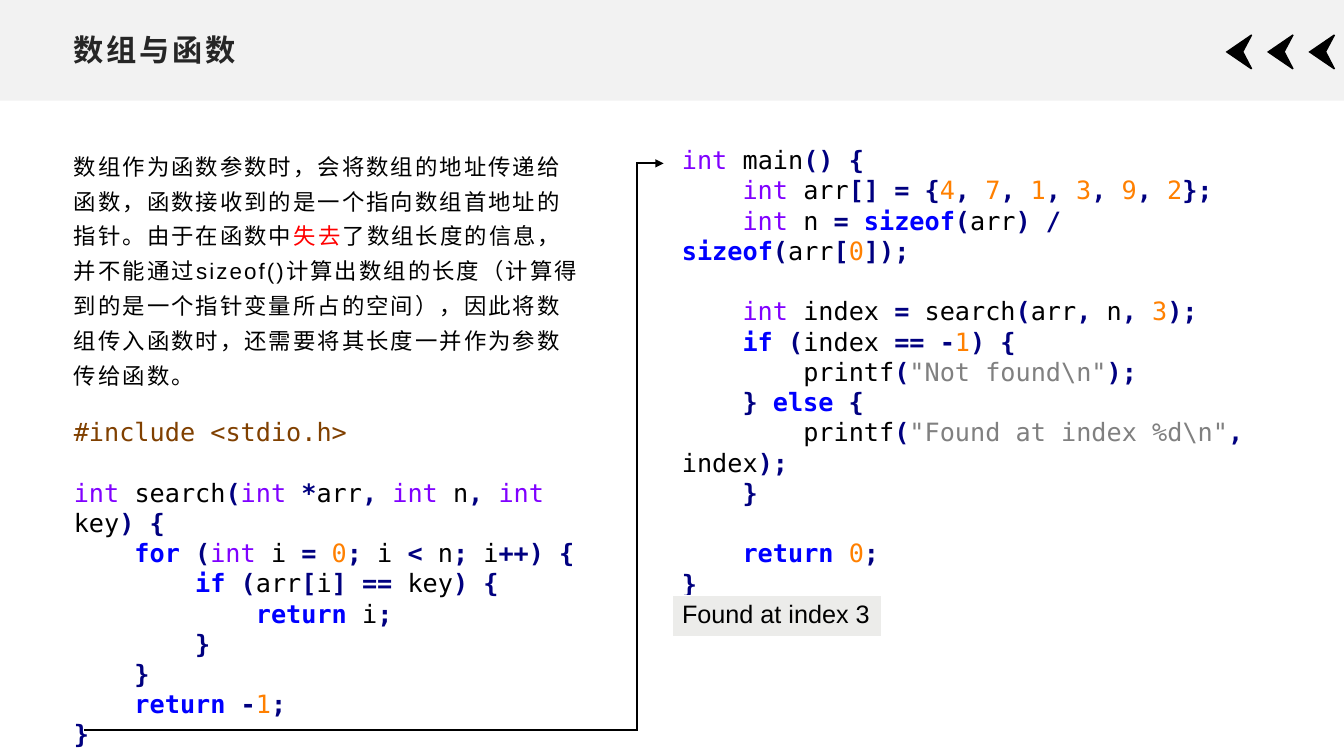
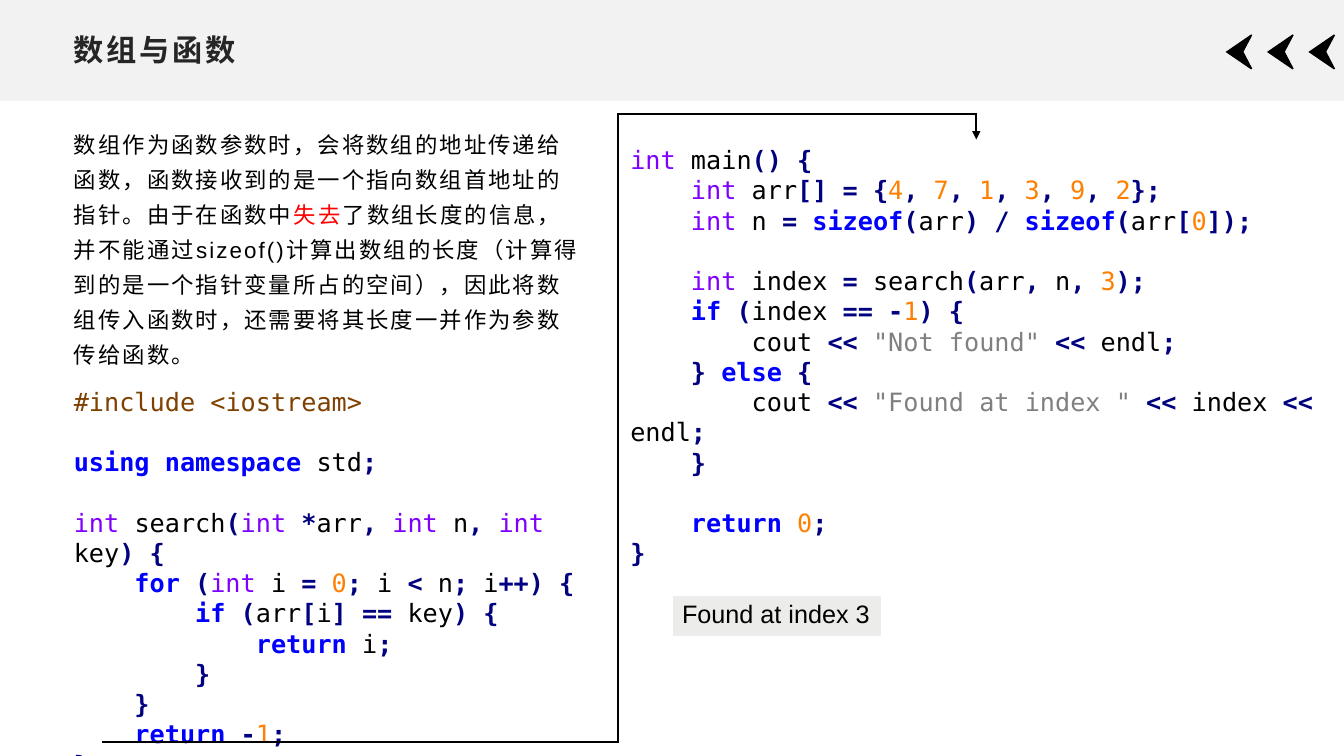
Before and after one commit to xdai02/C_Plus_Plus, a slide deck: slide 13 of slides/Chapter7.pptx. Drawn at 1344x756 pixels with LibreOffice and Linux fonts; fonts in the diff are those of the drawing. Boxes give left, top, right and bottom in pixels: in the first picture for what was removed or moved away, otherwise in the second. Text is boxed around its words. In the diff, an @@ line names an element or a change of style, - is before the commit and + after.

```diff
--- a/slides/Chapter7.pptx
+++ b/slides/Chapter7.pptx
@@ text "数组作为函数参数时，会将数组的地址传递给函数，函数接收到的是一个指向数组首地址的指针。由于在函数中失去了数组长度的信息， ...": place and size @@
-text "数组作为函数参数时，会将数组的地址传递给函数，函数接收到的是一个指向数组首地址的指针。由于在函数中失去了数组长度的信息， ..." at box(74, 156, 577, 386)
+text "数组作为函数参数时，会将数组的地址传递给函数，函数接收到的是一个指向数组首地址的指针。由于在函数中失去了数组长度的信息， ..." at box(74, 134, 577, 365)
@@ elbow arrow moved from (85, 730) - (663, 163) to (102, 742) - (977, 139) @@
@@ text "int main() {": place and size @@
-text "int main() {" at box(682, 150, 1243, 476)
+text "int main() {" at box(630, 150, 1268, 536)
@@ text at box(752, 331, 1177, 355): text changed @@
-printf("Not found\n");
+cout << "Not found" << endl;
@@ text "#include <iostream>": place and size @@
-text "#include <iostream>" at box(74, 421, 545, 717)
+text "#include <iostream>" at box(74, 391, 545, 747)
@@ text at box(74, 391, 378, 477): text changed @@
-#include <stdio.h>
+#include <iostream>
+using namespace std;
@@ text at box(630, 392, 1268, 445): text changed @@
-printf("Found at index %d\n", index);
+cout << "Found at index " << index << endl;
```
Also in this commit, not shown: 16 other slides changed, 4 slides added, 2 other files.
